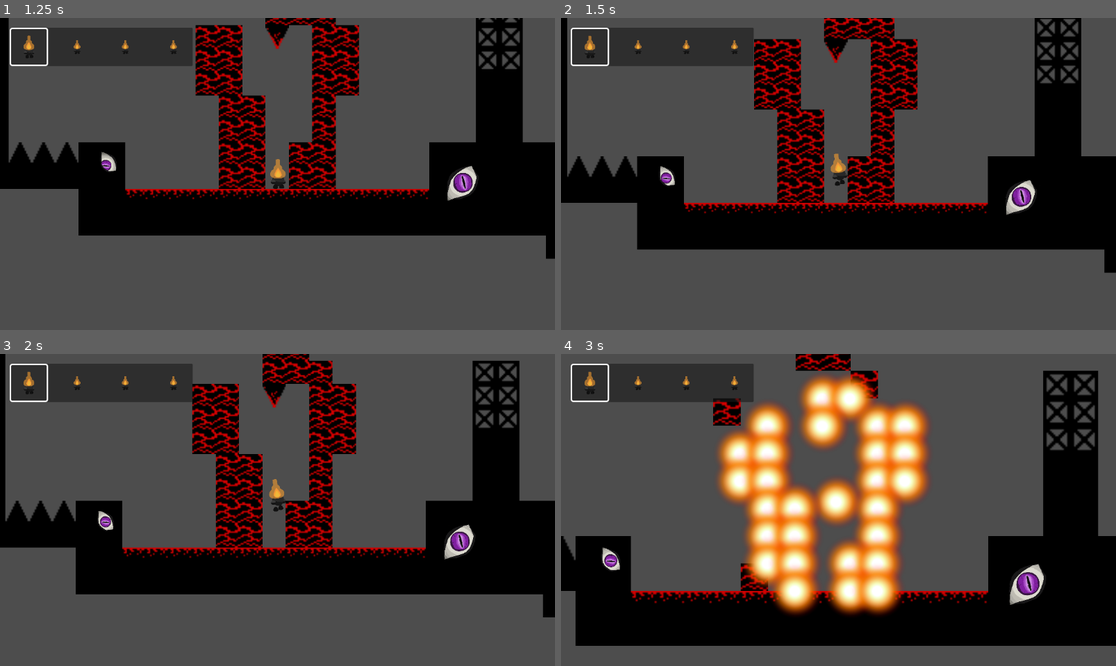
Above: before the commit, frames 1-4 (two rows, left to right).
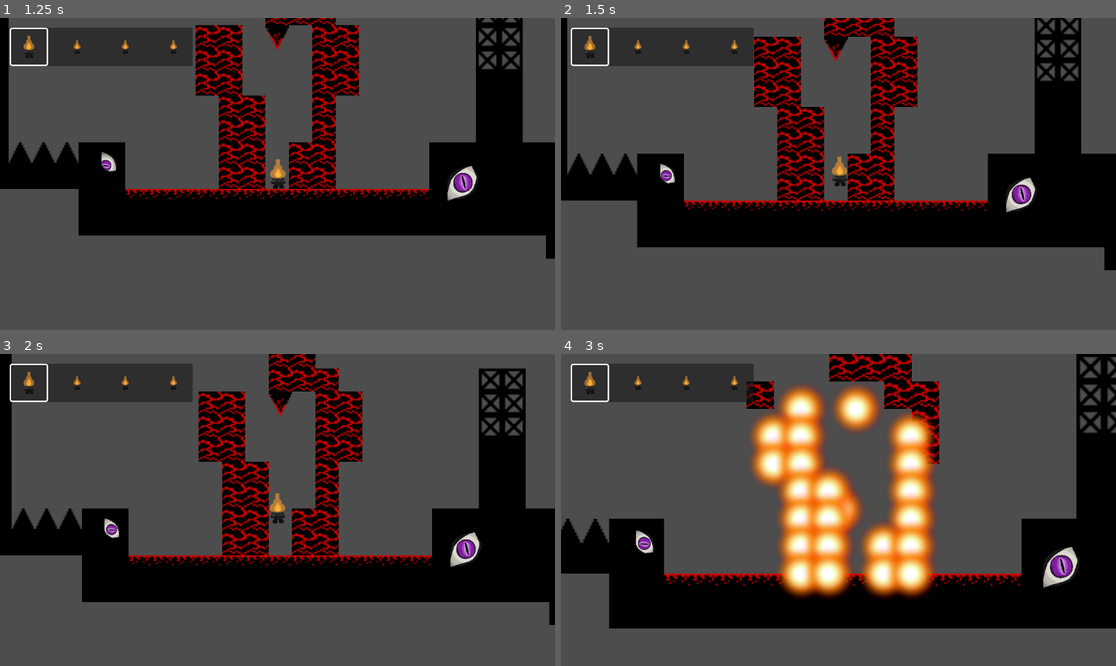
Above: after the commit, the same moments.

Repository: StarikTenger/PlatformerGame2025
Game: Godot game, scene res://levels/level_0.tscn
Same seed, same stepped clock (60 frames per second), same inputs: the game is played once before the commit and once after it. This scene is started directly instead of the project's main scene.
Inputs:
- Up to frame 1 (1.25 s): click "Start" at 0.5 s
- Up to frame 2 (1.5 s): hold D (move_right) from 1.28 s (still down); hold Space (jump) from 1.28 s (still down); tap P (dash) at 1.35 s
- Up to frame 3 (2 s): keep holding D (move_right); keep holding Space (jump)
- Up to frame 4 (3 s): release Space (jump) at 2.03 s; tap Space (jump) at 2.1, 2.27, 2.57 s; tap P (dash) at 2.3 s; release D (move_right) at 2.78 s; hold A (move_left) from 2.78 s (still down); hold Space (jump) from 2.78 s (still down); tap Ctrl (ctrl) at 2.85 s

Frame 1 is identical in both runs. In frame 2, 11% of the frame differs, in the area x 0-100%, y 0-82%; in frame 3, 19%; in frame 4, 44%, in the area x 0-100%, y 0-94%.

Commit message:
wall climbing

Diff:
--- a/scripts/Players/player.gd
+++ b/scripts/Players/player.gd
@@ -38,6 +38,8 @@
 var dash_time_left : float = 0.0
 var is_dashing : bool = false
 var can_dash := true
+var is_on_the_wall := false  # Флаг состояния прилипания к стене
+var wall_climb_direction := 0  # Направление стены (-1 слева, 1 справа)
 
 enum PlayerDirection {
 	RIGHT,
@@ -55,6 +57,7 @@
 # Переопределяемые наследниками флаги
 var enabled_double_jumps := false
 var enabled_dash := false
+var enabled_wall_climb := true # TODO: false
 
 
 func die() -> void:
@@ -119,7 +122,7 @@
 		else:
 			anim_player.play("walk")
 			anim_player.flip_h = input_direction < 0
-	else:
+	elif not is_on_the_wall:
 		if input_direction == 0:
 			if velocity.y < 0:
 				anim_player.play("jump_up")
@@ -128,12 +131,30 @@
 		else:
 			anim_player.play("jump_right")
 			anim_player.flip_h = input_direction < 0
+	else:
+		anim_player.play("idle")
 
 	var velocity_desired = input_direction * speed
 
 	var friction_k = 0.2 if is_on_floor() else 0.05
 
-	velocity.x = lerp(velocity.x, velocity_desired, friction_k)
+	# Wall climb логика
+	if enabled_wall_climb and not is_on_floor() and not is_on_the_wall:
+		# Проверяем столкновения со стенами
+		var wall_left = is_on_wall() and player_direction == PlayerDirection.LEFT
+		var wall_right = is_on_wall() and player_direction == PlayerDirection.RIGHT
+
+		if wall_left or wall_right:
+			# Начинаем wall climb
+			is_on_the_wall = true
+			wall_climb_direction = -1 if wall_left else 1
+			velocity.x = 0  # Останавливаем горизонтальное движение
+			velocity.y = 0  # Останавливаем вертикальное движение (прилипаем к стене)
+
+
+	# Применяем обычное движение только если не в состоянии wall climb
+	if not is_on_the_wall:
+		velocity.x = lerp(velocity.x, velocity_desired, friction_k)
 
 	## hard movement
 	#if input_direction != 0 and !is_on_floor():
@@ -182,6 +203,15 @@
 			if not _emitted_move:
 				_emitted_move = true
 				emit_signal("moved_once")
+		elif is_on_the_wall:  # Прыжок со стены
+			velocity.y = -sqrt(2 * gravity * jump_height)
+			# Добавляем небольшой импульс в сторону от стены
+			velocity.x = -wall_climb_direction * speed * 0.6
+			player_direction = PlayerDirection.RIGHT if wall_climb_direction < 0 else PlayerDirection.LEFT
+			time_since_last_jump = 0.0
+			is_on_the_wall = false  # Отключаем wall climb
+			wall_climb_direction = 0
+
 		elif enabled_double_jumps and can_double_jump: 	# Прыжок в воздухе
 			# TODO: анимация двойного прыжка
 			velocity.y = -sqrt(2 * gravity * jump_height)
@@ -189,8 +219,8 @@
 			can_double_jump = false
 
 
-	# Применяем гравитацию только если не в состоянии dash
-	if not is_dashing:
+	# Применяем гравитацию только если не в состоянии dash или wall climb
+	if not is_dashing and not is_on_the_wall:
 		velocity.y += gravity * delta
 
 	move_and_slide()
@@ -198,6 +228,9 @@
 	# Восстанавливаем возможность dash при приземлении
 	if is_on_floor():
 		can_dash = true
+		# На земле отключаем wall climb
+		is_on_the_wall = false
+		wall_climb_direction = 0
 
 	for i in range(get_slide_collision_count()):
 		var col := get_slide_collision(i)
